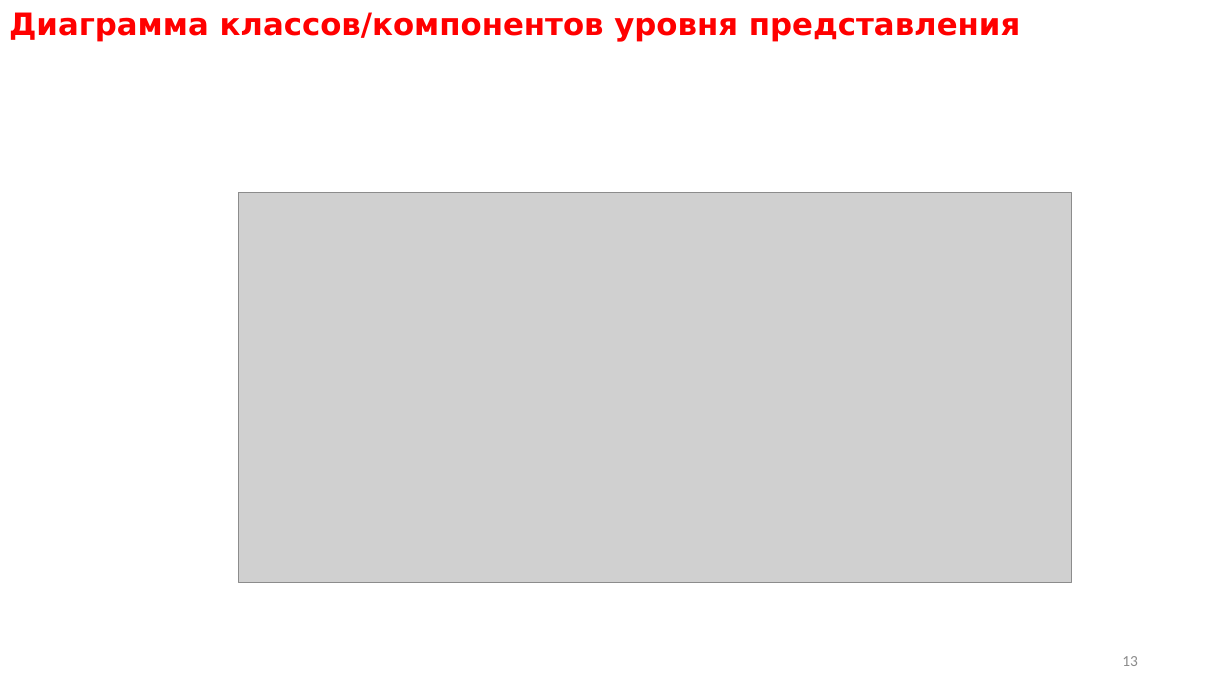
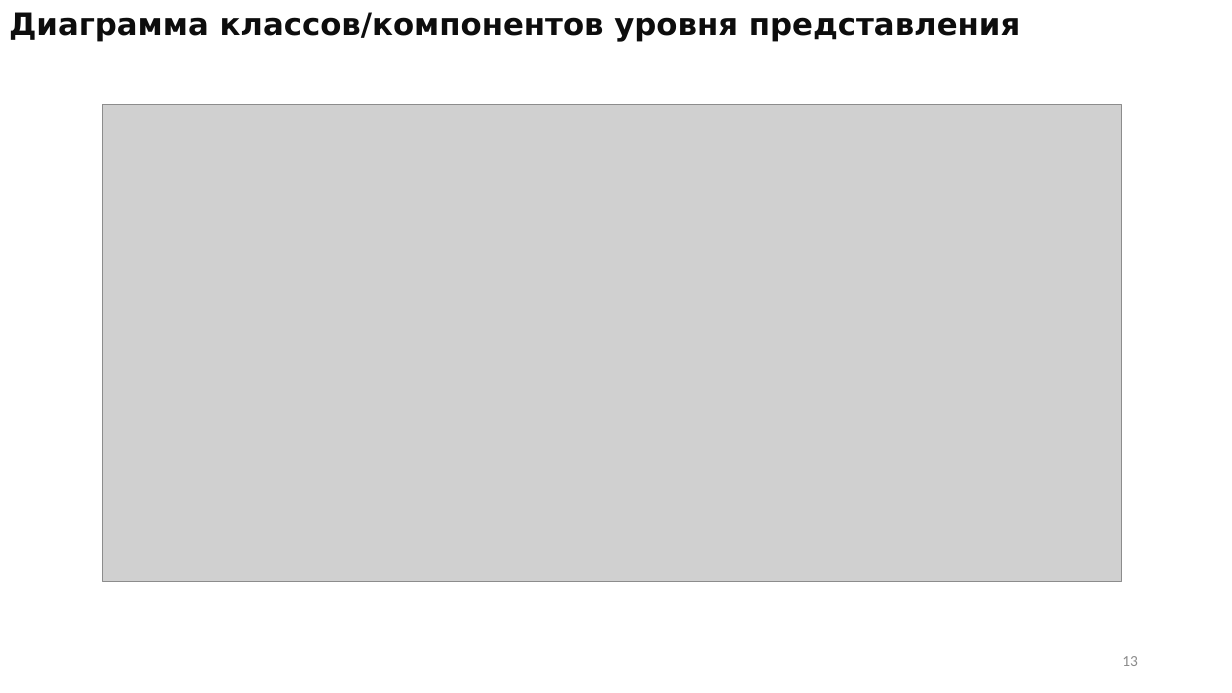
Before and after one commit to nans1996/GAR, a slide deck: slide 13 of ПРИ115-РПС-КП_03.pptx. Drawn at 1232x693 pixels with LibreOffice and Linux fonts; fonts in the diff are those of the drawing; grey boxes stand for pictures. Boxes give left, top, right and bottom in pixels: in the first picture for what was removed or moved away, otherwise in the second. Text is boxed around its words. In the diff, an @@ line names an element or a change of style, - is before the commit and + after.

Commit message:
pptx

```diff
--- a/ПРИ115-РПС-КП_03.pptx
+++ b/ПРИ115-РПС-КП_03.pptx
@@ text "Диаграмма классов/компонентов уровня представления" at box(9, 12, 1020, 42): text colour #FF0000 to #0D0D0D @@
@@ picture: place and size @@
-picture at box(238, 193, 1072, 583)
+picture at box(103, 105, 1122, 582)
```
Also in this commit, not shown: 3 other slides changed.
